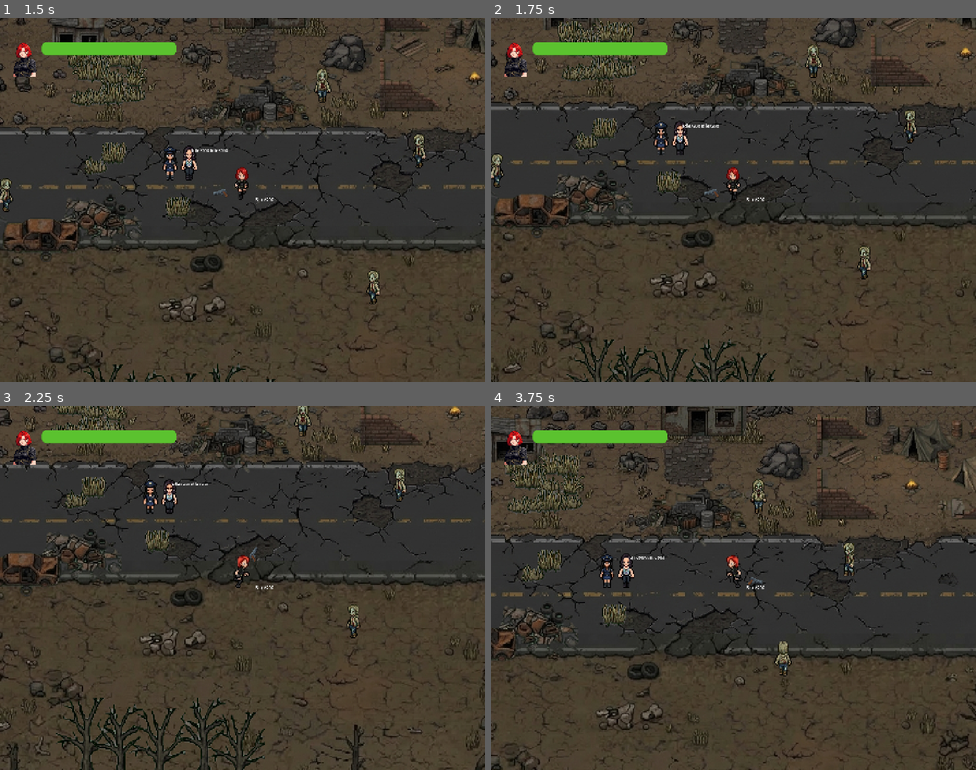
Above: before the commit, frames 1-4 (two rows, left to right).
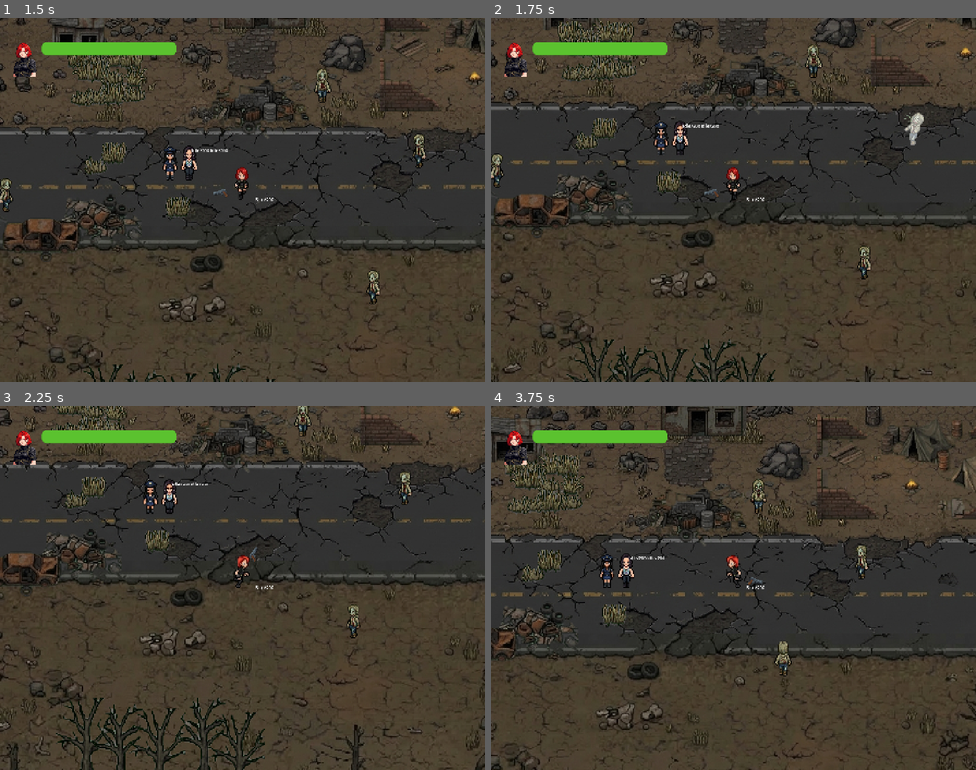
Above: after the commit, the same moments.

Repository: qq191734369/doomsday-evolution-record
Game: Godot game, scene res://Game/Main.tscn
Two runs of this game, one before a commit and one after it. Both use one fixed random seed, a clock stepped at 60 frames per second and the inputs below. The project has no main scene, so this scene is started directly.
Inputs (mouse positions are in pixels of both pictures, inside the frame that each line leads up to):
- Up to frame 1 (1.5 s): move the mouse to (349, 181) at 0.52 s; hold Right (right) 0.53-1.28 s; hold X (attack) 0.53-1.28 s; move the mouse to (145, 218) at 1.27 s; hold Down (down) from 1.28 s (still down); tap X (attack) at 1.35 s
- Up to frame 2 (1.75 s): keep holding Down (down)
- Up to frame 3 (2.25 s): move the mouse to (291, 507) at 2.02 s; release Down (down) at 2.03 s; hold Right (right) from 2.03 s (still down); hold E (interact) from 2.03 s (still down)
- Up to frame 4 (3.75 s): tap X (attack) at 2.3, 2.85 s; move the mouse to (709, 660) at 2.77 s; release Right (right) at 2.78 s; release E (interact) at 2.78 s; hold Up (up) 2.78-3.53 s; move the mouse to (879, 642) at 3.52 s; hold Left (left) from 3.53 s (still down); hold X (attack) from 3.53 s (still down)

Frame 1 is identical in both runs. In frame 2, 0.2% of the frame differs, in the area x 85-90%, y 25-35%; in frame 3, 0.2%; in frame 4, 0.3%, in the area x 72-78%, y 37-48%.

Commit message:
增加武器自动攻击能力

Diff:
--- a/Game/Scripts/DTO/game_data.gd
+++ b/Game/Scripts/DTO/game_data.gd
@@ -71,7 +71,7 @@
 	"position": Vector2(689.0, 373.0),
 	"attackDamage": 50,
 	"equipment": Equipment.new({
-		"weapon": WeaponData.WeaponInfo.new({
+		"weapon": WeaponData.RangedWeaponInfo.new({
 			"name": "Gun",
 			"type": WeaponData.WeaponType.RANGED,
 			"damage": 50,
--- a/Game/Scripts/DTO/weapon_data.gd
+++ b/Game/Scripts/DTO/weapon_data.gd
@@ -91,7 +91,7 @@
 # 远程武器类
 class RangedWeaponInfo extends WeaponInfo:
 	var projectile_speed: float = 500.0
-	var projectile_range: float = 1000.0
+	var projectile_range: float = 300
 	var ammo_type: String = ""
 	var ammo_capacity: int = 10
 	var current_ammo: int = 10
--- a/Game/Scripts/StateMachine/PlayerStates/player_idle.gd
+++ b/Game/Scripts/StateMachine/PlayerStates/player_idle.gd
@@ -16,9 +16,12 @@
 		return
 
 	# 对话开启时不响应攻击
-	if not DialogManager.is_active and Input.is_action_just_pressed("attack"):
-		if character.hasWeapon():
-			character.attack()
-			pass
-		else :
-			parentStateMachine.switchTo("Attack")
+	if not DialogManager.is_active:
+		if Input.is_action_pressed("attack"):
+			if character.hasWeapon():
+				character.start_attack()
+			else :
+				parentStateMachine.switchTo("Attack")
+		elif Input.is_action_just_released("attack"):
+			if character.hasWeapon():
+				character.stop_attack()
--- a/Game/Scripts/StateMachine/PlayerStates/player_run.gd
+++ b/Game/Scripts/StateMachine/PlayerStates/player_run.gd
@@ -14,12 +14,15 @@
 	character.updateAnimation()
 
 	# 对话开启时不响应攻击
-	if not DialogManager.is_active and Input.is_action_just_pressed("attack"):
-		if character.hasWeapon():
-			character.attack()
-			pass
-		else :
-			parentStateMachine.switchTo("Attack")
+	if not DialogManager.is_active:
+		if Input.is_action_pressed("attack"):
+			if character.hasWeapon():
+				character.start_attack()
+			else :
+				parentStateMachine.switchTo("Attack")
+		elif Input.is_action_just_released("attack"):
+			if character.hasWeapon():
+				character.stop_attack()
 
 	if character.inputDirection == Vector2.ZERO:
 		parentStateMachine.switchTo("Idle")
--- a/Game/Scripts/base_character.gd
+++ b/Game/Scripts/base_character.gd
@@ -90,6 +90,14 @@
 	else :
 		state_machine.switchTo("Attack")
 
+func start_attack():
+	if hasWeapon() and weapon and weapon.has_method("start_attack"):
+		weapon.start_attack()
+
+func stop_attack():
+	if hasWeapon() and weapon and weapon.has_method("stop_attack"):
+		weapon.stop_attack()
+
 # 获取朝向
 func GetDirectionName() -> String:
 	if inputDirection == Vector2.ZERO:
--- a/Game/Scripts/bullet.gd
+++ b/Game/Scripts/bullet.gd
@@ -7,13 +7,15 @@
 var damage: int = 10
 var lifetime: float = 2.0
 var timer: float = 0.0
+var max_distance: float = 1000.0
+var start_position: Vector2
 
 @onready var area_2d: Area2D = $Area2D
 @onready var collision_shape: CollisionShape2D = $Area2D/CollisionShape2D
 @onready var sprite: Sprite2D = $Sprite2D
 
 func _ready() -> void:
-	pass
+	start_position = global_position
 
 func _physics_process(delta: float) -> void:
 	# 更新位置
@@ -23,6 +25,11 @@
 	# 更新生命周期
 	timer += delta
 	if timer >= lifetime:
+		queue_free()
+
+	# 检查距离限制
+	var distance = start_position.distance_to(global_position)
+	if distance >= max_distance:
 		queue_free()
 
 
@@ -38,6 +45,10 @@
 func set_damage(d: int) -> void:
 	damage = d
 
+# 设置最大距离
+func set_max_distance(d: float) -> void:
+	max_distance = d
+
 
 func _on_area_2d_area_entered(area: Area2D) -> void:
 	# 检测碰撞
--- a/Game/Scripts/weapon.gd
+++ b/Game/Scripts/weapon.gd
@@ -22,6 +22,9 @@
 var last_attack_time: float = 0.0
 var attack_cooldown: float = 0.0
 
+# 自动攻击相关
+var is_attacking: bool = false
+
 # Called when the node enters the scene tree for the first time.
 func _ready() -> void:
 	updateWeaponTexture()
@@ -30,7 +33,9 @@
 
 # Called every frame. 'delta' is the elapsed time since the previous frame.
 func _process(delta: float) -> void:
-	pass
+	# 自动攻击逻辑
+	if is_attacking:
+		attack()
 
 func updateWeaponTexture():
 	if not data:
@@ -108,6 +113,13 @@
 	if bullet.has_method("set_damage"):
 		bullet.set_damage(data.damage)
 
+	# 设置子弹最大距离
+	if bullet.has_method("set_max_distance"):
+		if data is WeaponData.RangedWeaponInfo:
+			bullet.set_max_distance((data as WeaponData.RangedWeaponInfo).projectile_range)
+		else:
+			bullet.set_max_distance(300.0)  # 默认距离
+
 	# 设置子弹位置
 	bullet.global_position = weapon_position + direction * 20  # 从武器前端发射
 
@@ -116,3 +128,11 @@
 
 	# 使用武器（减少耐久度）
 	#data.use()
+
+# 开始攻击（用于自动攻击）
+func start_attack() -> void:
+	is_attacking = true
+
+# 停止攻击（用于自动攻击）
+func stop_attack() -> void:
+	is_attacking = false
